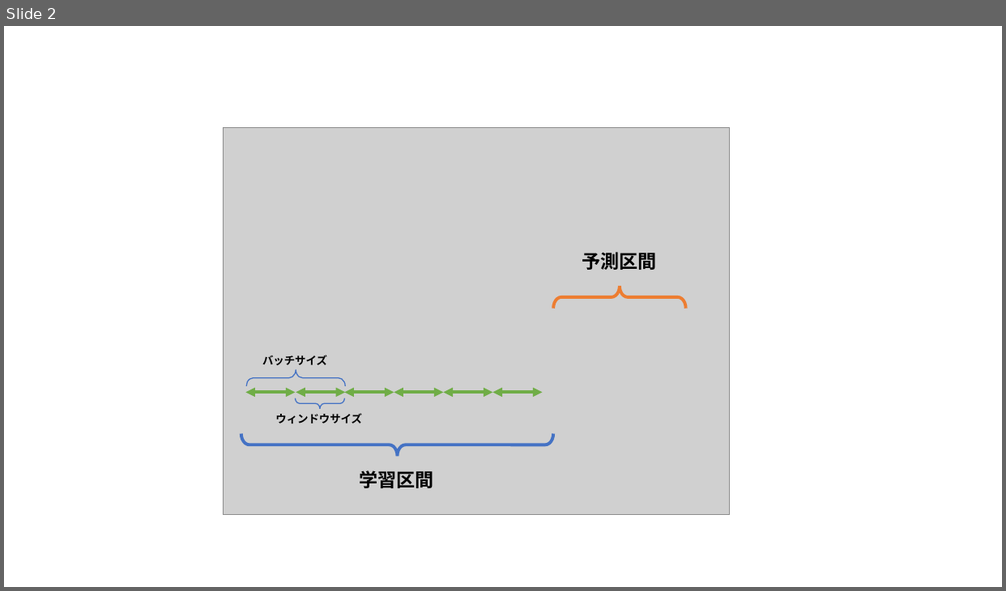
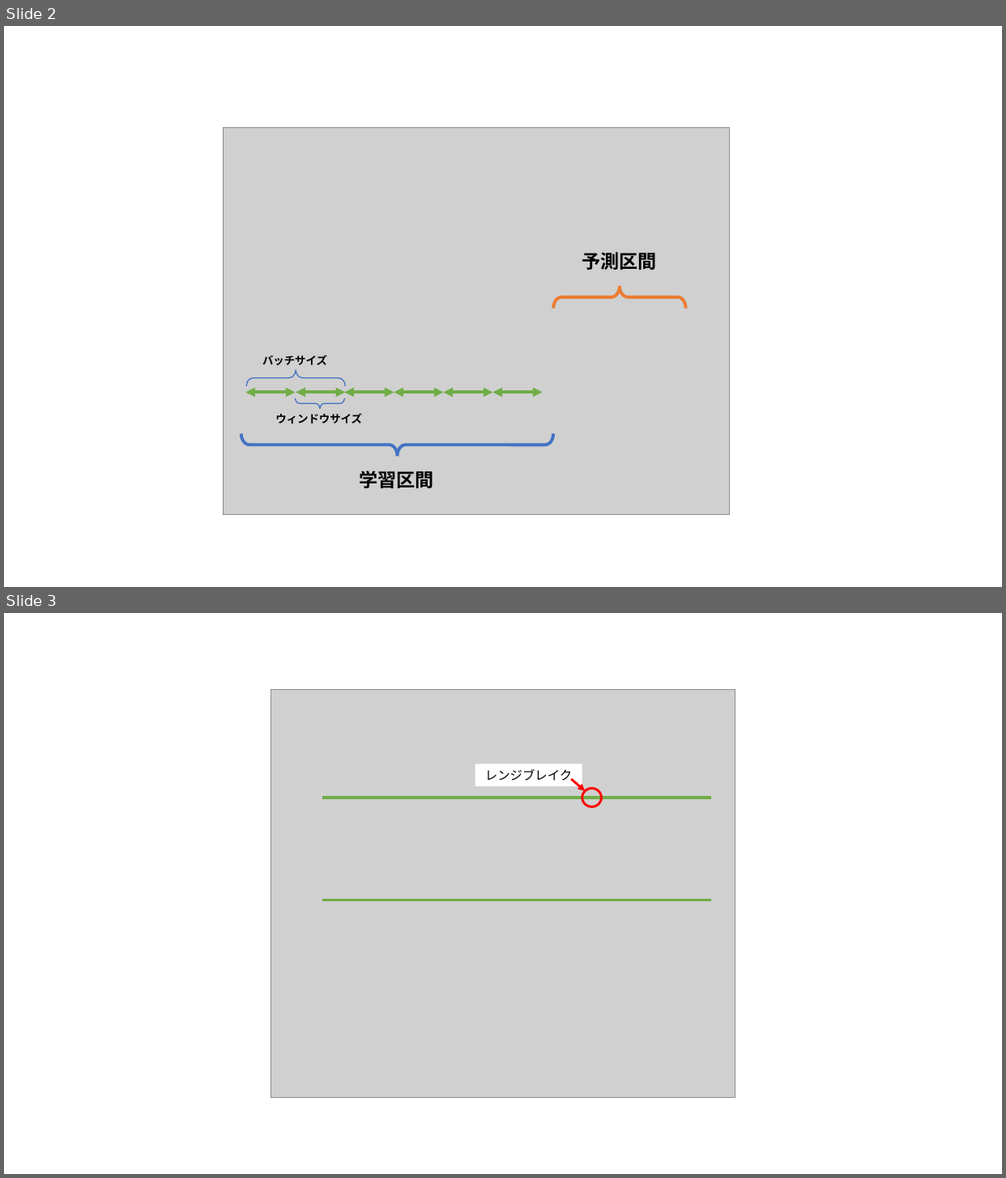
Before and after one commit to n-manato/Keras_StockPrice, a slide deck: document/図.pptx. Shown one above the other, each under a label of ours: slide 2 before the commit, slides 2 and 3 after it. The pictures are 1006x591 and 1006x1178 pixels, drawn with LibreOffice and Linux fonts; fonts in the diff are those of the drawing; grey boxes stand for pictures. Boxes give left, top, right and bottom in pixels: in the first picture for what was removed or moved away, otherwise in the second. Text is boxed around its words. In the diff, an @@ line names an element or a change of style, - is before the commit and + after.

```diff
--- a/document/図.pptx
+++ b/document/図.pptx
@@ slide 3 added at [4,613,1002,1174], background #FFFFFF @@
@@ group added at [271,689,735,1098]: 2 lines, 1 picture, 1 ellipse, 1 rectangle, 1 arrow @@
+レンジブレイク
```
Also in this commit, not shown: 2 other slides added, 59 other files.
